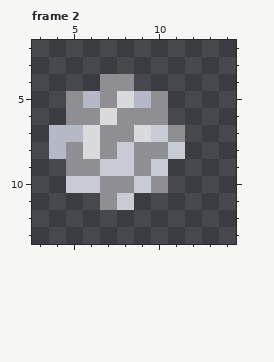
Pixel-art file, stored at Continuum/Assets/Animations/Throwables/PurpleCanisterBreak.aseprite. The picture above was drawn from the file before the commit.
32x32 pixels, 3 frames. Colours within 5 levels of each other are drawn and written as one. Shown: frame 2: x 3..14, y 2..13. The commit also changed other frames, which this record leaves out.
After the commit:
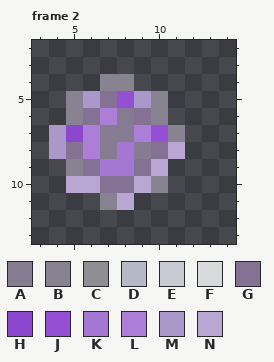
Palette (. is transparent): A #867c92  B #878390  C #8f8f93  D #b5b8c7  E #c9cbd4  F #d9dadc  G #837293  H #8b47ce  J #954fd4  K #a477d3  L #ac7ed7  M #a998c9  N #b9a7d3
Difference:
Changed rows in their new state; - is an unchanged pixel.
Frame 2, layer "Purple":
first column x 4:
 4 ---BB---
 5 -BMGJMB-
 6 -BGLAGB-
 7 MHLAALJB
 8 MGLAKAGN
 9 -BGKKGN-
10 -NNGGNB-
11 ---BN---
Boxes around the changes in both pictures, in picture pixels (x1, y1, x2, y2):
changed: (49, 74, 185, 210)
